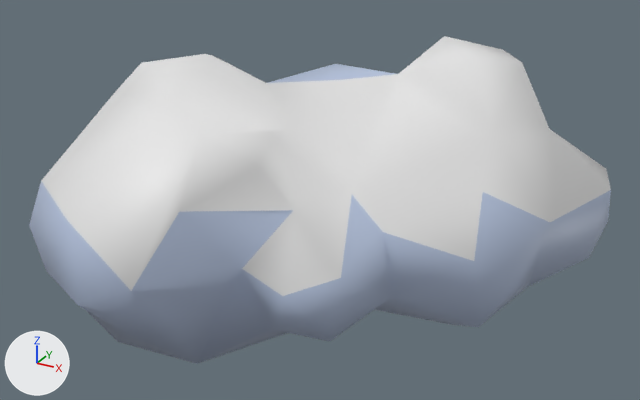
The Blender file assets/world/models/cloud1.blend as it was, and as the next commit left it.
Rendered twice from a 50 mm camera at (6.26, -11.93, 6.35) aimed at (-0.33, 0.03, 0.36). Lighting does not change. The marker at lower left points along +X, +Y and +Z. The same objects are shown in both versions, whatever each file hides.

The first picture shows 'Cloud'.
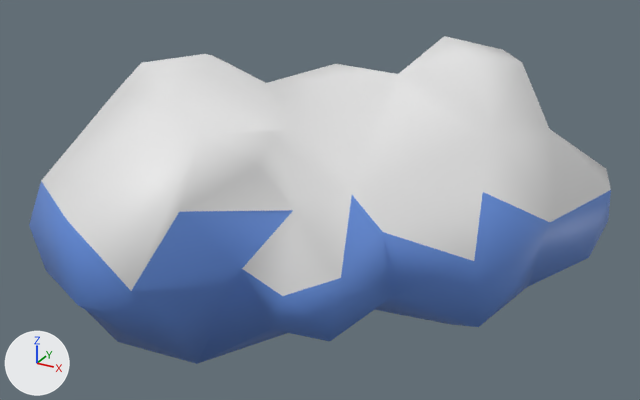
Boxes (x1, y1, x2, y2) around the edits, measured in the pictures (640 x 400 px):
'Cloud', recoloured
    both: (29, 64, 611, 364)
part 1 of me_mesh, recoloured (blue to white)
    both: (268, 64, 395, 83)

The edits, one by one:
Material 'White_Shade' (mat_white_shade) changes colour from blue #b8c6e0 to blue #6690df; in linear values from (0.477, 0.562, 0.743) to (0.133, 0.28, 0.738).
me_mesh has 1316 vertices, 1635 faces and spans x -6.71..2.88, y -3.27..2.92, z -2.16..3.03.
me_mesh is used by ob_cloud; location (1.19, 1.35, 0.63); rotation (0.012, -0.204, 0.569), in degrees (0.7, -12, 33).
me_mesh part 1: 37 of the faces centred in x -2.47..-0.4, y -0.47..1.17, z 1.47..2.21 switch from mat_white_shade (blue #b8c6e0) to mat_white (white #e7e7e7).
